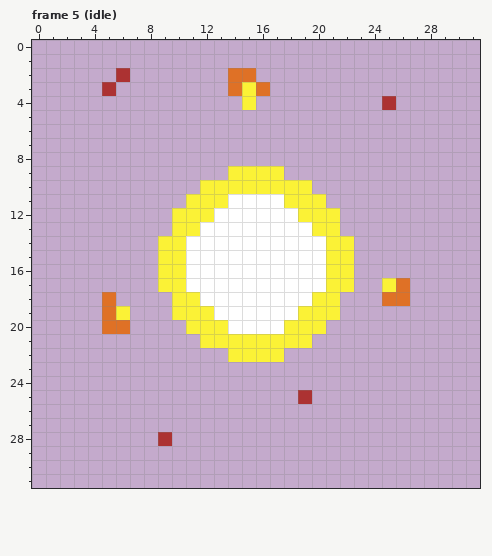
Pixel-art file -- source_data/aseprite/fireball.aseprite. Above: the version before the commit.
32x32 pixels, 10 frames. Shown: frame 5 (idle). The commit also changed other frames, which this record leaves out.
And afterwards:
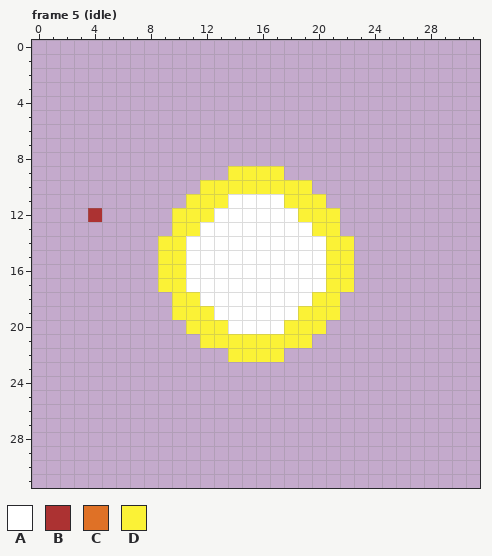
Palette (. is transparent): A #ffffff  B #ac3232  C #df7126  D #fbf236
The edit:
Changed rows in their new state; - is an unchanged pixel.
Frame 5 (idle), layers "Sparks", "Layer 1":
first column x 5:
 2 -.-------..----------
 3 .--------...---------
 4 ----------.---------.
first column x 4:
12 B
first column x 5:
17 --------------------..
18 .-------------------..
19 ..--------------------
20 ..--------------------
first column x 9:
25 ----------.
28 .----------
